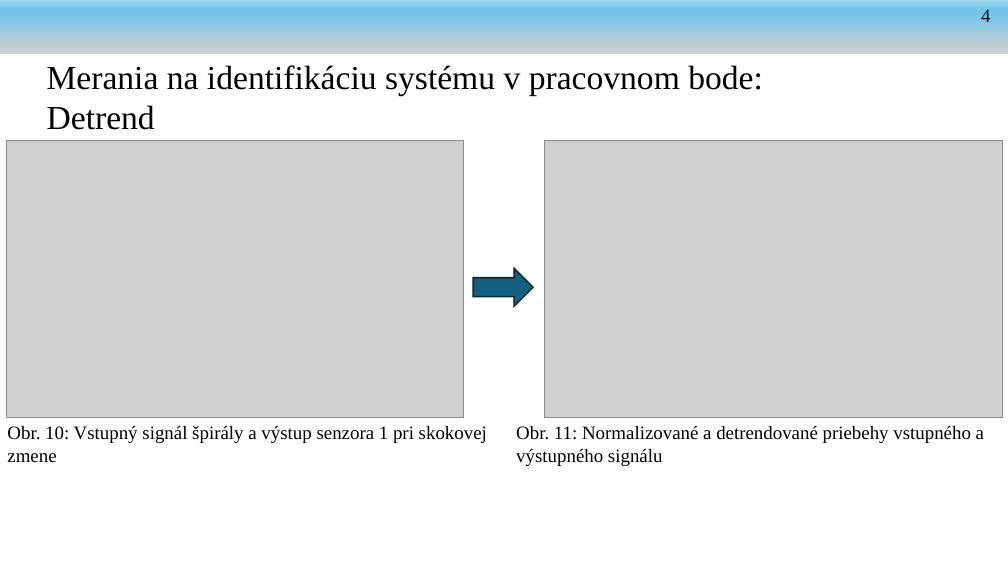
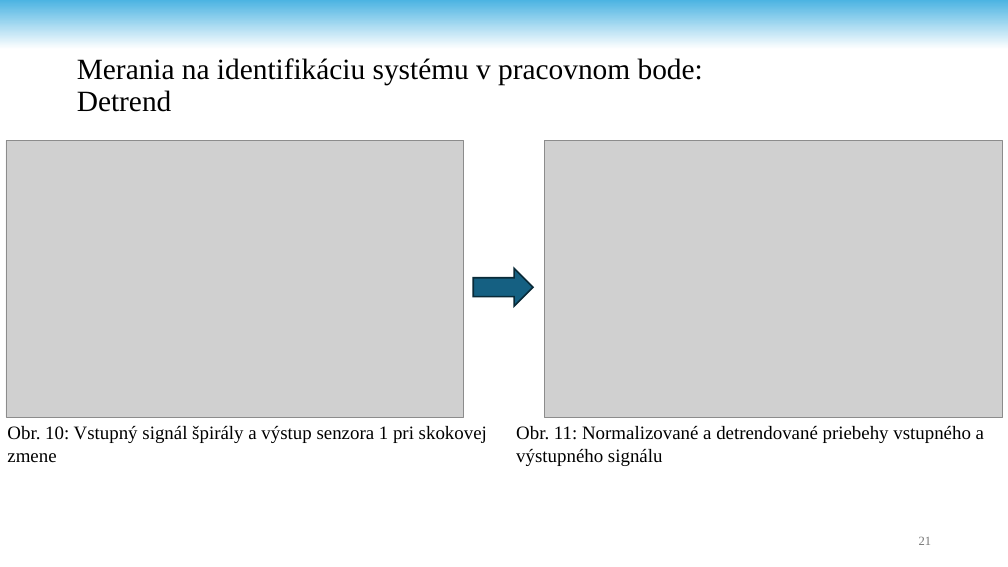
Before and after one commit to andrii-stoliar/DP-Stoliar, a slide deck: slide 21 of Prez/Prez.pptx (slide 6 before the commit). Drawn at 1008x567 pixels with LibreOffice and Linux fonts; fonts in the diff are those of the drawing; grey boxes stand for pictures; background and template pictures are left out. Boxes give left, top, right and bottom in pixels: in the first picture for what was removed or moved away, otherwise in the second. Text is boxed around its words. In the diff, an @@ line names an element or a change of style, - is before the commit and + after.

```diff
--- a/Prez/Prez.pptx
+++ b/Prez/Prez.pptx
@@ rectangle: place and size @@
-rectangle at box(0, 0, 1008, 54)
+rectangle at box(0, 0, 1008, 49)
@@ rectangle at box(0, 0, 1008, 49): fill gradient #D1D1D1 to #74C4E9 to #A2D8F0 to gradient #FFFFFF to #46B1E1 @@
@@ text removed at box(981, 9, 990, 22) @@
-4
@@ title "Merania na identifikáciu systému v ...": place and size @@
-title "Merania na identifikáciu systému v ..." at box(47, 65, 763, 130)
+title "Merania na identifikáciu systému v ..." at box(77, 58, 703, 112)
@@ title "Merania na identifikáciu systému v ..." at box(77, 58, 703, 112): size 32 to 28 pt; line spacing 1 to 0.9 @@
@@ page number added at box(919, 536, 932, 545), 12 pt, text #797979 @@
+21
```
Also in this commit, not shown: 8 other slides changed, 17 slides added, 7 slides removed, 32 other files.
